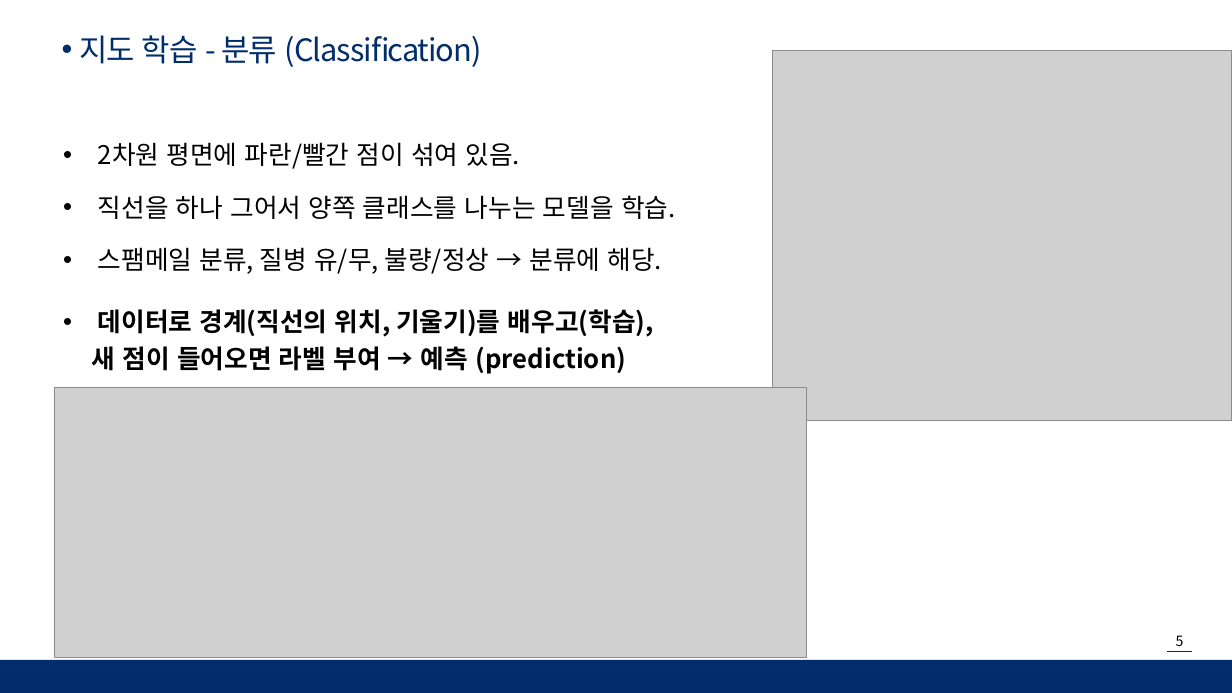
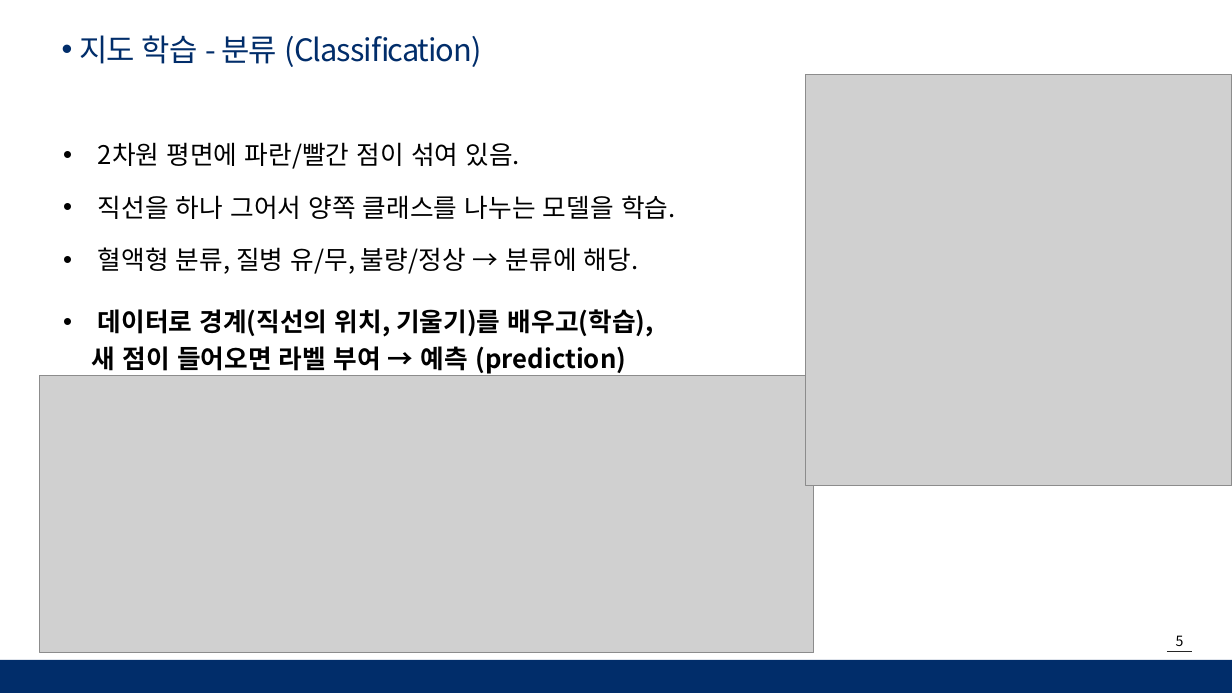
Before and after one commit to moonjanghyun/numpy, a slide deck: slide 5 of 머신러닝 _ MJH.pptx. Drawn at 1232x693 pixels with LibreOffice and Linux fonts; fonts in the diff are those of the drawing; grey boxes stand for pictures; background and template pictures are left out. Boxes give left, top, right and bottom in pixels: in the first picture for what was removed or moved away, otherwise in the second. Text is boxed around its words. In the diff, an @@ line names an element or a change of style, - is before the commit and + after.

```diff
--- a/머신러닝 _ MJH.pptx
+++ b/머신러닝 _ MJH.pptx
@@ picture: place and size @@
-picture at [773,50,1232,421]
+picture at [805,75,1232,486]
@@ text at [98,247,639,274]: text changed @@
-• 스팸메일 분류, 질병 유/무, 불량/정상 → 분류에 해당.
+• 혈액형 분류, 질병 유/무, 불량/정상 → 분류에 해당.
@@ picture: place and size @@
-picture at [54,388,806,658]
+picture at [40,376,814,653]
```
Also in this commit, not shown: 6 other slides changed, 14 slides added.
